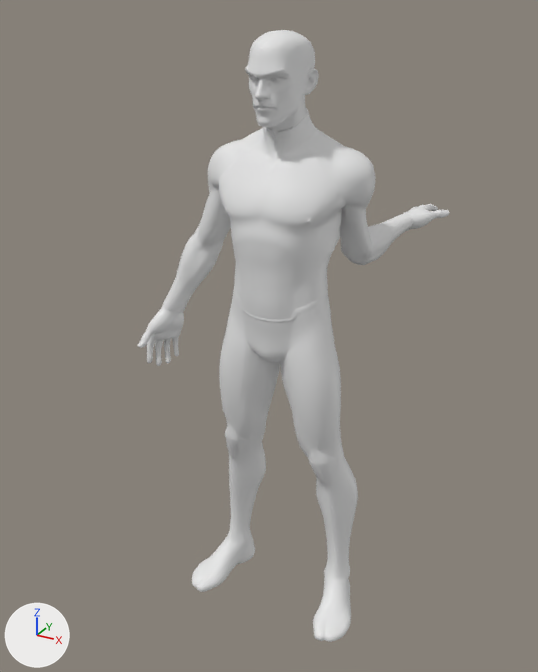
Before and after pictures for a commit that changed the glTF model docs/art-pipeline/tripo-style-test/output/base-models/masculine/rigged-auto-rig-pro/masculine-auto-rig-pro-diagnostic.glb.
Both versions are drawn from a 50 mm lens placed at (0.953, -1.802, 1.849), pointed at (-0.084, 0.083, 0.907). Every picture has the same lights, and +X, +Y and +Z are marked at lower left. The older version comes first. Both versions are drawn at frame 20 of the action 'Ashveil_ARP_Benchmark'; the numbers are the values there.

In view in the first picture: 'Body', 'Hand_NegativeX', 'Hand_PositiveX', 'Head' and 1 more.
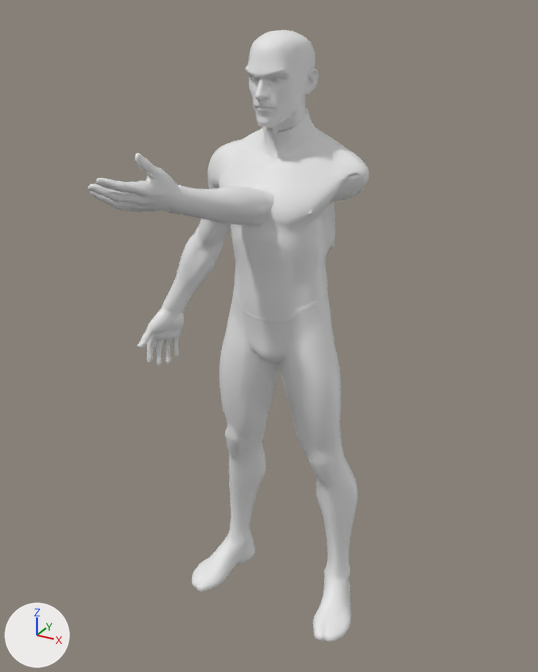
What differs and where, as boxes (x1, y1, x2, y2) in the pictures (538 x 672 px):
'Body', posed (18% narrower)
    before: (163, 108, 413, 642)
    after: (163, 108, 369, 642)
'Hand_PositiveX', posed
    before: (403, 204, 449, 231)
    after: (88, 153, 180, 212)
bone 'arm_stretch.l', root to tip
    before: (353, 213) to (360, 339)
    after: (306, 192) to (106, 272)
bone 'arm.l', root to tip
    before: (351, 175) to (355, 248)
    after: (351, 175) to (260, 211)
bone 'forearm.l', root to tip
    before: (355, 248) to (404, 223)
    after: (260, 211) to (182, 194)
bone 'hand.l', root to tip
    before: (404, 223) to (426, 216)
    after: (182, 194) to (127, 183)
bone 'arm_twist.l', root to tip
    before: (351, 175) to (353, 214)
    after: (351, 175) to (304, 193)
bone 'forearm_stretch.l', root to tip
    before: (355, 248) to (380, 235)
    after: (260, 211) to (223, 203)

The change in detail:
Bone 'arm_stretch.l' (bone_arm_stretch_l) moves from (-0.075, -0.033, -0.082) to (0.078, -0.152, -0.099).
Bone 'arm_stretch.l' (bone_arm_stretch_l) turns from (-72, -57, 93) to (-40, 0, -97) degrees about its own x, y and z.
Bone 'arm.l' (bone_arm_l) turns from (-52, -57, 70) to (-50, -1, -102) degrees about its own x, y and z.
Bone 'forearm.l' (bone_forearm_l) turns from (71, 16, 16) to (24, 0, -5) degrees about its own x, y and z.
Bone 'hand.l' (bone_hand_l) turns from (0, 0, 0) to (12, -18, -6) degrees about its own x, y and z.
Bone 'arm_twist.l' (bone_arm_twist_l) turns from (-26, 6, 21) to (-67, -33, -51) degrees about its own x, y and z.
Bone 'forearm_stretch.l' (bone_forearm_stretch_l) moves from (-0.087, -0.107, -0.152) to (0.288, -0.202, -0.186).
Bone 'forearm_stretch.l' (bone_forearm_stretch_l) turns from (27, -55, 85) to (-12, -18, -96) degrees about its own x, y and z.
